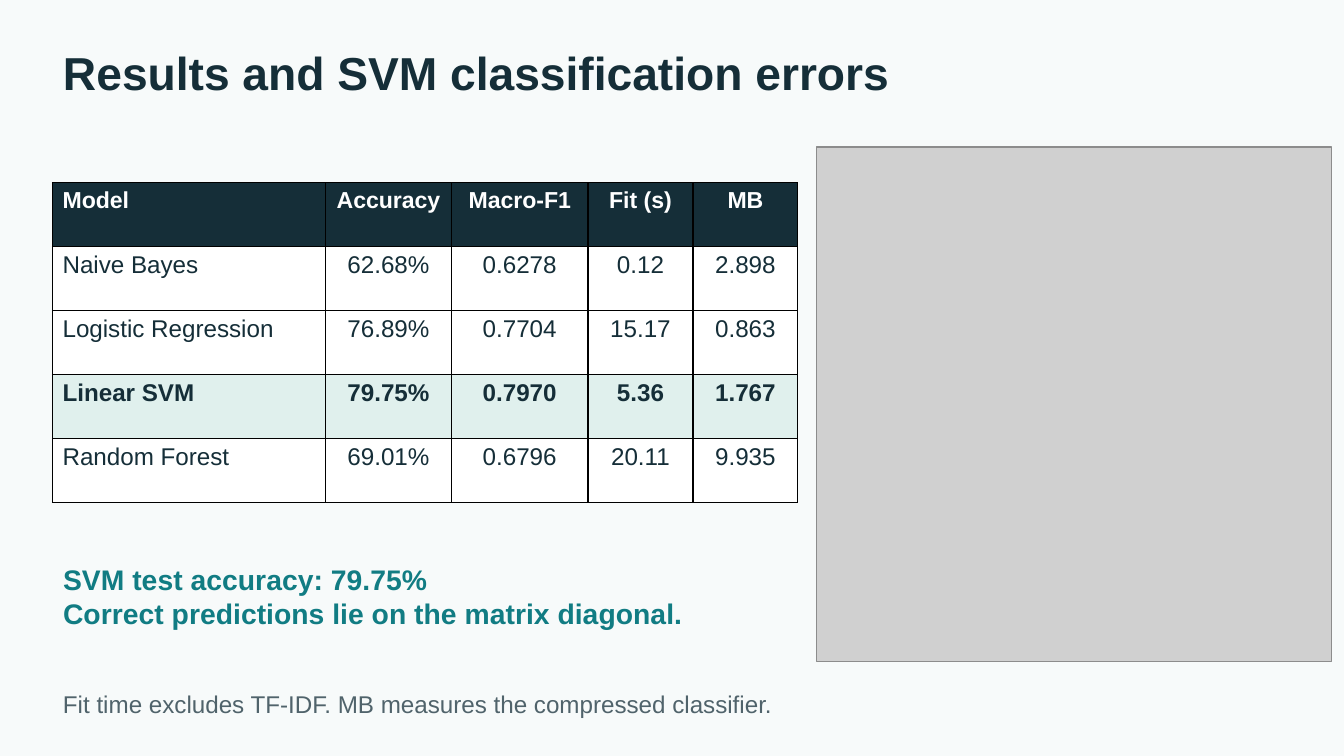
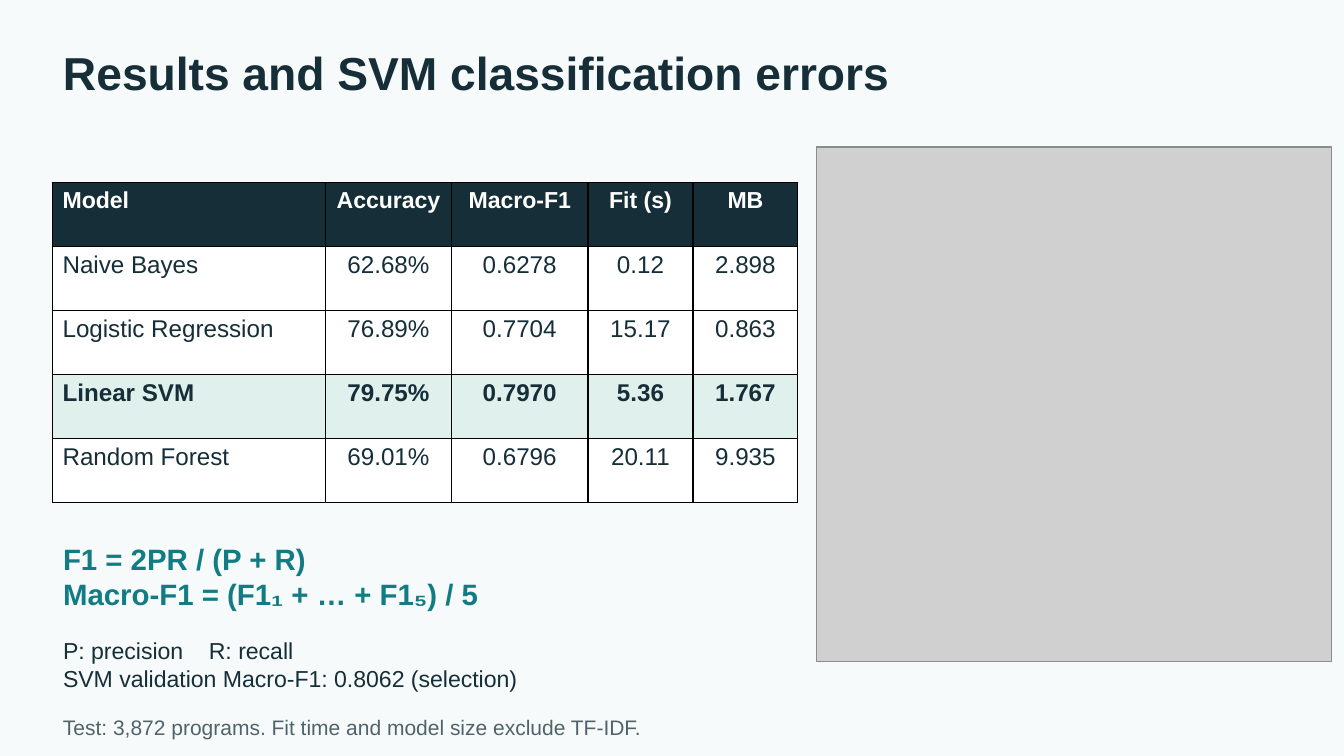
Before and after one commit to S3eeDTR/LLM-AuthorBench-Assignment, a slide deck: slide 4 of submission/Assignment.pptx. Drawn at 1344x756 pixels with LibreOffice and Linux fonts; fonts in the diff are those of the drawing; grey boxes stand for pictures. Boxes give left, top, right and bottom in pixels: in the first picture for what was removed or moved away, otherwise in the second. Text is boxed around its words. In the diff, an @@ line names an element or a change of style, - is before the commit and + after.

```diff
--- a/submission/Assignment.pptx
+++ b/submission/Assignment.pptx
@@ text added at [63,548,478,611], 21 pt, text #117C83, bold @@
+F1 = 2PR / (P + R)
+Macro-F1 = (F1₁ + … + F1₅) / 5
@@ text removed at [63,570,682,629] @@
-SVM test accuracy: 79.75%
-Correct predictions lie on the matrix diagonal.
@@ text added at [63,642,517,692], 16.5 pt, text #152E38 @@
+P: precision R: recall
+SVM validation Macro-F1: 0.8062 (selection)
@@ text at [63,720,641,740]: text changed; size 17.2 to 15 pt @@
-Fit time excludes TF-IDF. MB measures the compressed classifier.
+Test: 3,872 programs. Fit time and model size exclude TF-IDF.
```
Also in this commit, not shown: 1 other slide changed, 1 slide added, 1 slide removed, 2 other files.
